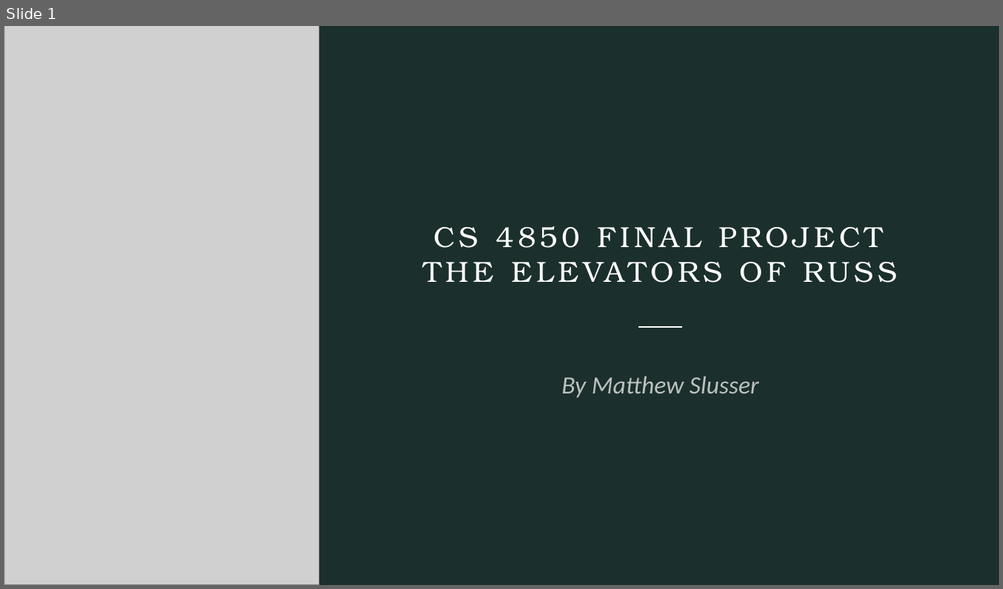
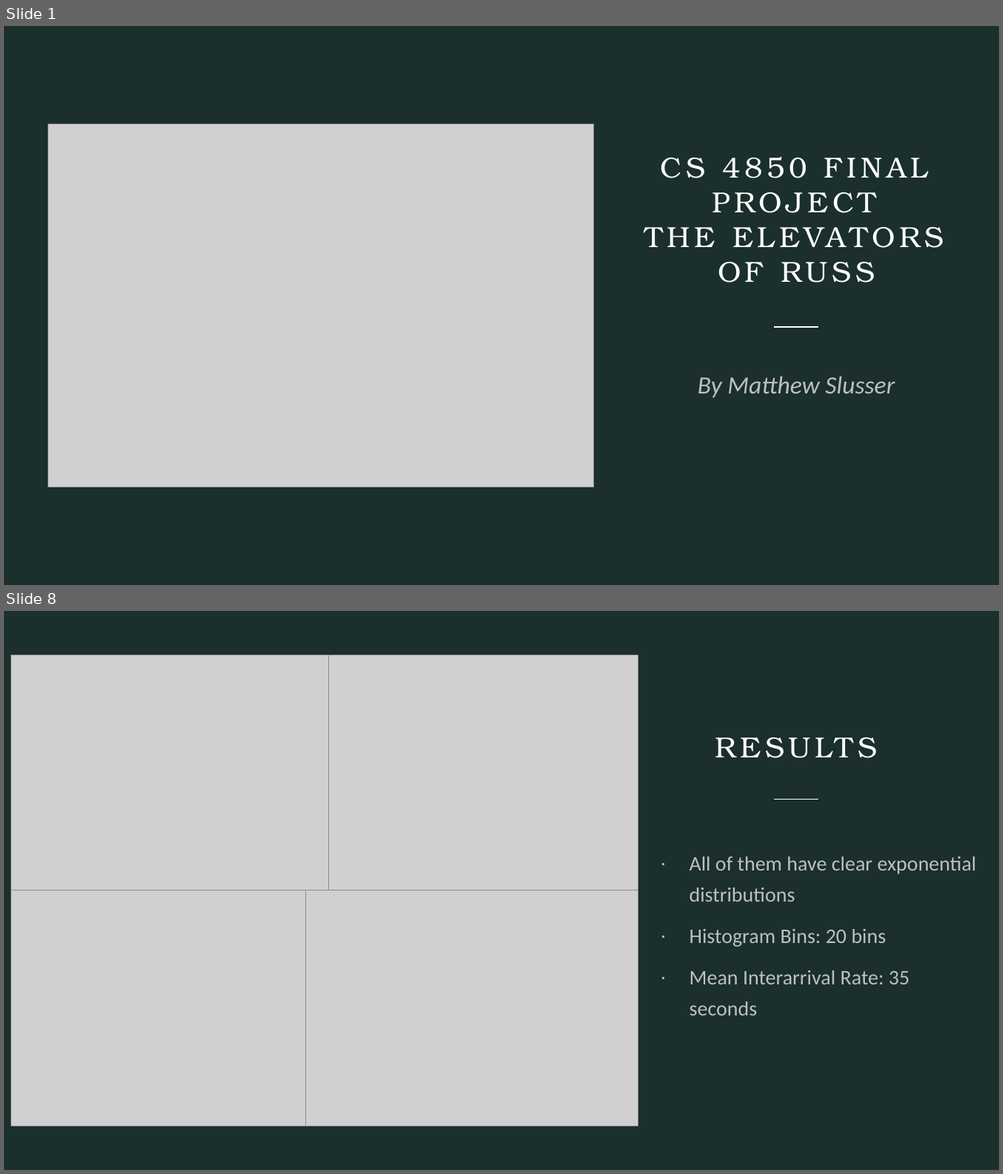
Before and after one commit to Sluss12/cs-4830-systems-simulation, a slide deck: Project 3/CS 4850 Final Project.pptx. Shown one above the other, each under a label of ours: slide 1 before the commit, slides 1 and 8 after it; the slides between them are not shown. The pictures are 1003x589 and 1003x1174 pixels, drawn with LibreOffice and Linux fonts; fonts in the diff are those of the drawing; grey boxes stand for pictures. Boxes give left, top, right and bottom in pixels: in the first picture for what was removed or moved away, otherwise in the second. Text is boxed around its words. In the diff, an @@ line names an element or a change of style, - is before the commit and + after.

```diff
--- a/Project 3/CS 4850 Final Project.pptx
+++ b/Project 3/CS 4850 Final Project.pptx
@@ slide 8 added at box(4, 611, 999, 1170), background #1B2F2C @@
@@ picture added at box(11, 655, 329, 891) @@
@@ picture added at box(321, 655, 637, 891) @@
@@ title added at box(637, 655, 955, 764), 28 pt, text #FFFFFF @@
+RESULTS
@@ line added from (774, 800) to (818, 800), #FFFFFF 1 pt @@
@@ text added at box(689, 857, 976, 1016), 20 pt, text #FFFFFF at 70% opacity @@
+· All of them have clear exponential distributions
+· Histogram Bins: 20 bins
+· Mean Interarrival Rate: 35 seconds
@@ picture added at box(11, 891, 329, 1127) @@
@@ picture added at box(305, 891, 637, 1127) @@
@@ slide 1 changed as well @@
@@ picture removed at box(4, 26, 319, 585) @@
@@ title "CS 4850 FINAL PROJECT THE ..." rewrapped from box(433, 227, 882, 248) to box(660, 157, 928, 283) @@
@@ picture added at box(48, 124, 594, 487) @@
@@ line moved from (638, 327) - (683, 327) to (774, 327) - (818, 327) @@
@@ subtitle "By Matthew Slusser": place and size @@
-subtitle "By Matthew Slusser" at box(561, 376, 759, 398)
+subtitle "By Matthew Slusser" at box(697, 376, 894, 398)
```
Also in this commit, not shown: 1 other slide changed, 7 other slides added, 2 slides removed, 18 other files.
